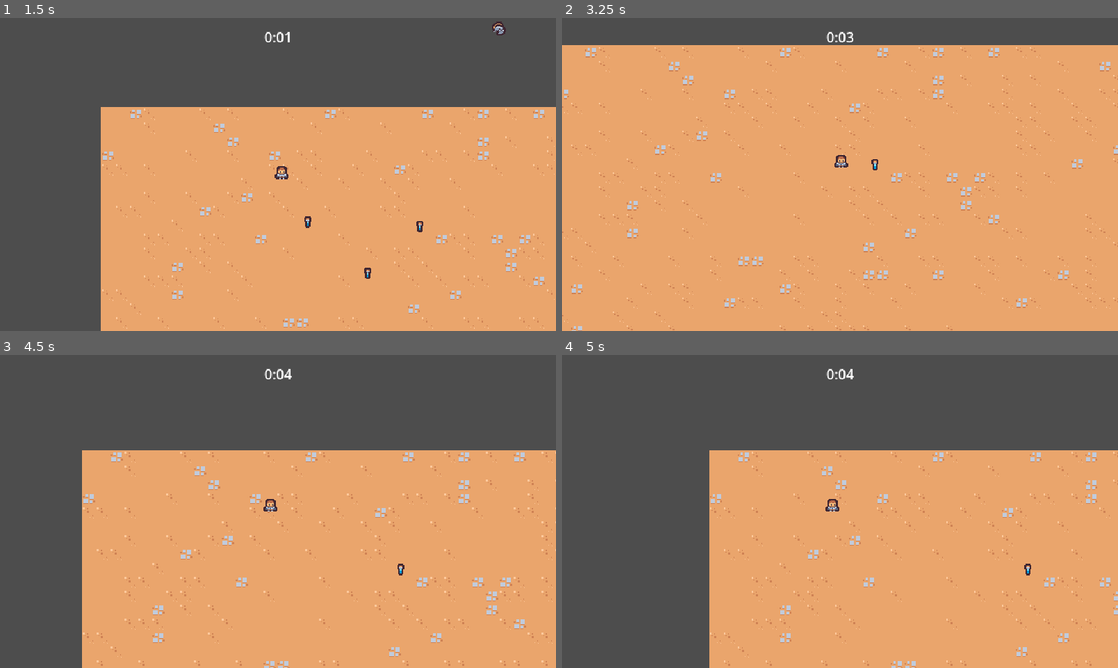
Above: before the commit, frames 1-4 (two rows, left to right).
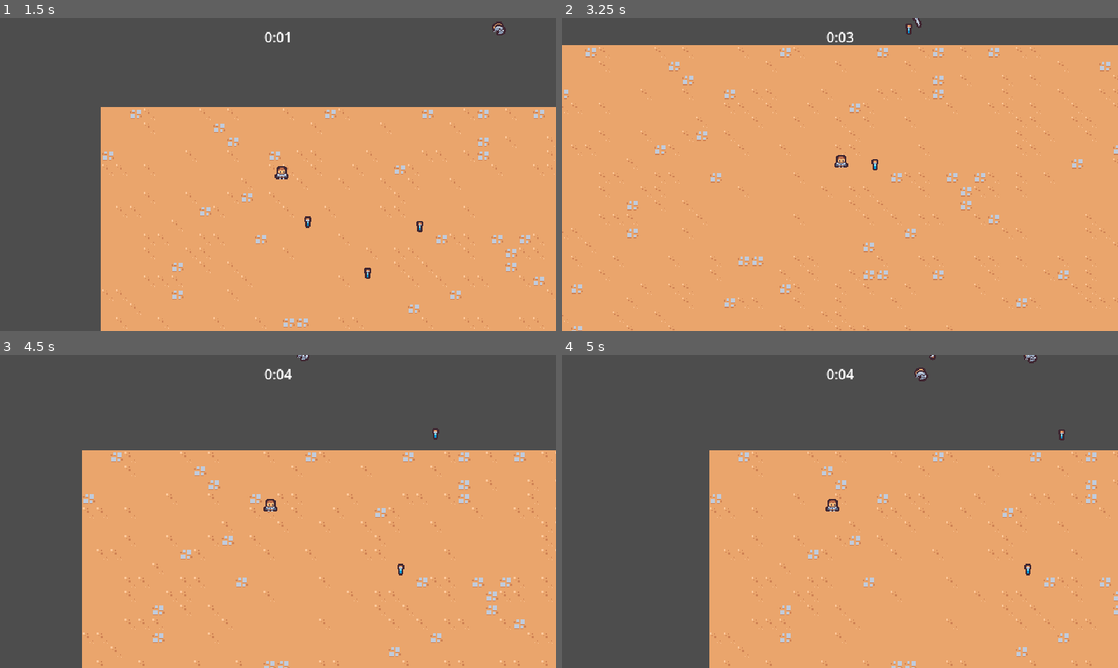
Above: after the commit, the same moments.

Repository: jayliu9/2d-survivor-game
Game: Godot game, scene res://scenes/main/main.tscn
Same seed, same stepped clock (60 frames per second), same inputs: the game is played once before the commit and once after it.
Inputs:
- Up to frame 1 (1.5 s): hold D (move_right) 0.53-1.28 s; hold S (move_down) from 1.28 s (still down)
- Up to frame 2 (3.25 s): release S (move_down) at 2.03 s; hold D (move_right) 2.03-2.78 s; hold Up (move_up) from 2.78 s (still down)
- Up to frame 3 (4.5 s): release Up (move_up) at 3.53 s; hold A (move_left) from 3.53 s (still down)
- Up to frame 4 (5 s): keep holding A (move_left)

Frame 1 is identical in both runs. In frame 2, less than 0.1% of the frame differs, in the area x 61-65%, y 0-6%; in frame 3, less than 0.1%; in frame 4, 0.2%, in the area x 63-91%, y 0-28%.

Commit message:
health component & damage

Diff:
--- /dev/null
+++ b/scenes/ability/sword_ability/sword_ability.gd
@@ -0,0 +1,3 @@
+extends Node2D
+class_name SwordAbility
+@onready var hitbox_component: HitBoxComponent = $HitBoxComponent
--- a/scenes/ability/sword_ability/sword_ability.tscn
+++ b/scenes/ability/sword_ability/sword_ability.tscn
@@ -1,8 +1,10 @@
-[gd_scene load_steps=6 format=3 uid="uid://c3wsg5mfrudnp"]
+[gd_scene load_steps=8 format=3 uid="uid://c3wsg5mfrudnp"]
 
+[ext_resource type="Script" path="res://scenes/ability/sword_ability/sword_ability.gd" id="1_exrul"]
+[ext_resource type="PackedScene" uid="uid://cjjuur4w6svbg" path="res://scenes/component/hit_box_component.tscn" id="1_jid7l"]
 [ext_resource type="Texture2D" uid="uid://d18f381fqii1s" path="res://scenes/ability/sword_ability/sword.png" id="1_phb2e"]
 
-[sub_resource type="RectangleShape2D" id="RectangleShape2D_guish"]
+[sub_resource type="RectangleShape2D" id="RectangleShape2D_5x73y"]
 size = Vector2(24, 30)
 
 [sub_resource type="Animation" id="Animation_b3m80"]
@@ -34,7 +36,7 @@
 tracks/2/type = "value"
 tracks/2/imported = false
 tracks/2/enabled = true
-tracks/2/path = NodePath("Area2D/CollisionShape2D:disabled")
+tracks/2/path = NodePath("HitBoxComponent/CollisionShape2D:disabled")
 tracks/2/interp = 1
 tracks/2/loop_wrap = true
 tracks/2/keys = {
@@ -88,7 +90,7 @@
 tracks/3/type = "value"
 tracks/3/imported = false
 tracks/3/enabled = true
-tracks/3/path = NodePath("Area2D/CollisionShape2D:disabled")
+tracks/3/path = NodePath("HitBoxComponent/CollisionShape2D:disabled")
 tracks/3/interp = 1
 tracks/3/loop_wrap = true
 tracks/3/keys = {
@@ -105,14 +107,13 @@
 }
 
 [node name="SwordAbility" type="Node2D"]
+script = ExtResource("1_exrul")
 
-[node name="Area2D" type="Area2D" parent="."]
-collision_layer = 4
-collision_mask = 0
+[node name="HitBoxComponent" parent="." instance=ExtResource("1_jid7l")]
 
-[node name="CollisionShape2D" type="CollisionShape2D" parent="Area2D"]
+[node name="CollisionShape2D" type="CollisionShape2D" parent="HitBoxComponent"]
 position = Vector2(12, 0)
-shape = SubResource("RectangleShape2D_guish")
+shape = SubResource("RectangleShape2D_5x73y")
 disabled = true
 
 [node name="AnimationPlayer" type="AnimationPlayer" parent="."]
--- a/scenes/ability/sword_ability_controller/sword_ability_controller.gd
+++ b/scenes/ability/sword_ability_controller/sword_ability_controller.gd
@@ -29,8 +29,9 @@
 		return a_distance < b_distance
 	)
 
-	var sword_instance = sword_ability.instantiate() as Node2D
+	var sword_instance = sword_ability.instantiate() as SwordAbility
+	player.get_parent().add_child(sword_instance)
+	sword_instance.hitbox_component.damage = 5
 	sword_instance.global_position = enemies[0].global_position + Vector2.RIGHT.rotated(randf_range(0, TAU)) * 4
 	var enemy_direction = enemies[0].global_position - sword_instance.global_position
 	sword_instance.rotation = enemy_direction.angle()
-	player.get_parent().add_child(sword_instance)
--- /dev/null
+++ b/scenes/component/health_component.gd
@@ -0,0 +1,23 @@
+extends Node
+class_name HealthComponent
+signal died()
+
+@export var max_health: float = 10
+var current_health;
+
+
+
+func _ready():
+	current_health = max_health
+
+
+func damage(damage_amount: float):
+	current_health = max(current_health - damage_amount, 0)
+
+	Callable(check_death).call_deferred()
+
+
+func check_death():
+	if current_health == 0:
+		died.emit()
+		owner.queue_free()
--- /dev/null
+++ b/scenes/component/health_component.tscn
@@ -0,0 +1,6 @@
+[gd_scene load_steps=2 format=3 uid="uid://cjmhmtlirdsld"]
+
+[ext_resource type="Script" path="res://scenes/component/health_component.gd" id="1_hi2t3"]
+
+[node name="HealthComponent" type="Node"]
+script = ExtResource("1_hi2t3")
--- /dev/null
+++ b/scenes/component/hit_box_component.gd
@@ -0,0 +1,4 @@
+extends Area2D
+class_name HitBoxComponent
+
+var damage = 0
--- /dev/null
+++ b/scenes/component/hit_box_component.tscn
@@ -0,0 +1,8 @@
+[gd_scene load_steps=2 format=3 uid="uid://cjjuur4w6svbg"]
+
+[ext_resource type="Script" path="res://scenes/component/hit_box_component.gd" id="1_wxvy1"]
+
+[node name="HitBoxComponent" type="Area2D"]
+collision_layer = 4
+collision_mask = 0
+script = ExtResource("1_wxvy1")
--- /dev/null
+++ b/scenes/component/hurt_box_component.gd
@@ -0,0 +1,19 @@
+extends Area2D
+class_name HurtBoxComponent
+
+@export var health_component: HealthComponent
+
+
+func _ready():
+	area_entered.connect(on_area_entered)
+
+
+func on_area_entered(other_area: Area2D):
+	if not other_area is HitBoxComponent:
+		return
+
+	if health_component == null:
+		return
+
+	var hit_box_component = other_area as HitBoxComponent
+	health_component.damage(hit_box_component.damage)
--- /dev/null
+++ b/scenes/component/hurt_box_component.tscn
@@ -0,0 +1,8 @@
+[gd_scene load_steps=2 format=3 uid="uid://d00ryakl43h15"]
+
+[ext_resource type="Script" path="res://scenes/component/hurt_box_component.gd" id="1_cokwb"]
+
+[node name="HurtBoxComponent" type="Area2D"]
+collision_layer = 0
+collision_mask = 4
+script = ExtResource("1_cokwb")
--- /dev/null
+++ b/scenes/component/vial_drop_component.gd
@@ -0,0 +1,24 @@
+extends Node
+
+@export var vial_scene: PackedScene
+@export var health_component: HealthComponent
+@export_range(0, 1) var drop_percent: float = 0.5
+
+func _ready():
+	health_component.died.connect(on_died)
+
+
+func on_died():
+	if randf() > drop_percent:
+		return
+
+	if vial_scene == null:
+		return
+
+	if not owner is Node2D:
+		return
+
+	var spawn_position = (owner as Node2D).global_position
+	var vial_instance = vial_scene.instantiate() as Node2D
+	owner.get_parent().add_child(vial_instance)
+	vial_instance.global_position = spawn_position
--- /dev/null
+++ b/scenes/component/vial_drop_component.tscn
@@ -0,0 +1,8 @@
+[gd_scene load_steps=3 format=3 uid="uid://516mdef5l2vo"]
+
+[ext_resource type="Script" path="res://scenes/component/vial_drop_component.gd" id="1_pyjyl"]
+[ext_resource type="PackedScene" uid="uid://v78q7m6nlrdg" path="res://scenes/game_object/experience_vial/experience_vial.tscn" id="2_t1kk8"]
+
+[node name="VialDropComponent" type="Node"]
+script = ExtResource("1_pyjyl")
+vial_scene = ExtResource("2_t1kk8")
--- a/scenes/game_object/basic_enemy/basic_enemy.gd
+++ b/scenes/game_object/basic_enemy/basic_enemy.gd
@@ -1,10 +1,7 @@
 extends CharacterBody2D
 
+@onready var health_component: HealthComponent = $HealthComponent
 const MAX_SPEED = 50
-
-# Called when the node enters the scene tree for the first time.
-func _ready():
-	$Area2D.area_entered.connect(on_area_entered)
 
 
 # Called every frame. 'delta' is the elapsed time since the previous frame.
@@ -19,7 +16,3 @@
 	if player != null:
 		return (player.global_position - global_position).normalized()
 	return Vector2.ZERO
-
-
-func on_area_entered(area: Area2D):
-	queue_free()
--- a/scenes/game_object/basic_enemy/basic_enemy.tscn
+++ b/scenes/game_object/basic_enemy/basic_enemy.tscn
@@ -1,9 +1,12 @@
-[gd_scene load_steps=6 format=3 uid="uid://dwnihrbhtbper"]
+[gd_scene load_steps=9 format=3 uid="uid://dwnihrbhtbper"]
 
 [ext_resource type="Script" path="res://scenes/game_object/basic_enemy/basic_enemy.gd" id="1_hbd0t"]
 [ext_resource type="Texture2D" uid="uid://duk50ccdvevso" path="res://scenes/game_object/basic_enemy/basic_enemy.png" id="1_vavqf"]
+[ext_resource type="PackedScene" uid="uid://cjmhmtlirdsld" path="res://scenes/component/health_component.tscn" id="2_r8rrr"]
+[ext_resource type="PackedScene" uid="uid://516mdef5l2vo" path="res://scenes/component/vial_drop_component.tscn" id="3_oddkb"]
+[ext_resource type="PackedScene" uid="uid://d00ryakl43h15" path="res://scenes/component/hurt_box_component.tscn" id="4_w1qo5"]
 
-[sub_resource type="CircleShape2D" id="CircleShape2D_6qe12"]
+[sub_resource type="CircleShape2D" id="CircleShape2D_318wf"]
 
 [sub_resource type="CircleShape2D" id="CircleShape2D_rohoa"]
 radius = 5.0
@@ -28,13 +31,17 @@
 motion_mode = 1
 script = ExtResource("1_hbd0t")
 
-[node name="Area2D" type="Area2D" parent="."]
-collision_layer = 0
-collision_mask = 4
+[node name="HealthComponent" parent="." instance=ExtResource("2_r8rrr")]
 
-[node name="CollisionShape2D" type="CollisionShape2D" parent="Area2D"]
+[node name="VialDropComponent" parent="." node_paths=PackedStringArray("health_component") instance=ExtResource("3_oddkb")]
+health_component = NodePath("../HealthComponent")
+
+[node name="HurtBoxComponent" parent="." node_paths=PackedStringArray("health_component") instance=ExtResource("4_w1qo5")]
+health_component = NodePath("../HealthComponent")
+
+[node name="CollisionShape2D" type="CollisionShape2D" parent="HurtBoxComponent"]
 position = Vector2(0, -4)
-shape = SubResource("CircleShape2D_6qe12")
+shape = SubResource("CircleShape2D_318wf")
 
 [node name="Sprite2D" type="Sprite2D" parent="."]
 texture = ExtResource("1_vavqf")
